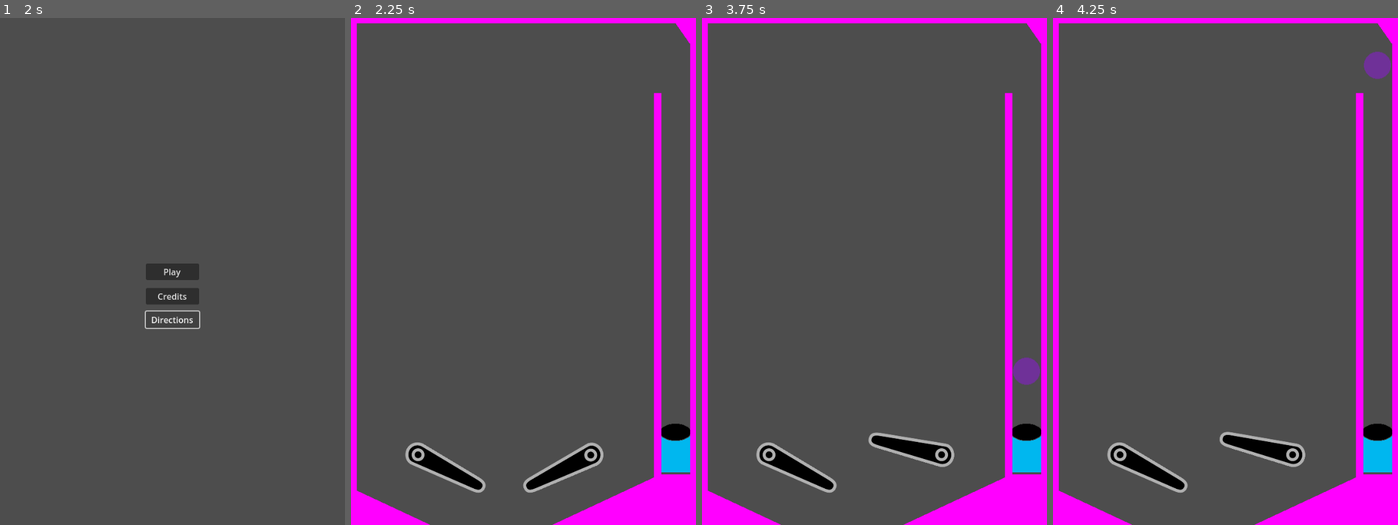
Above: before the commit, frames 1-4 (left to right).
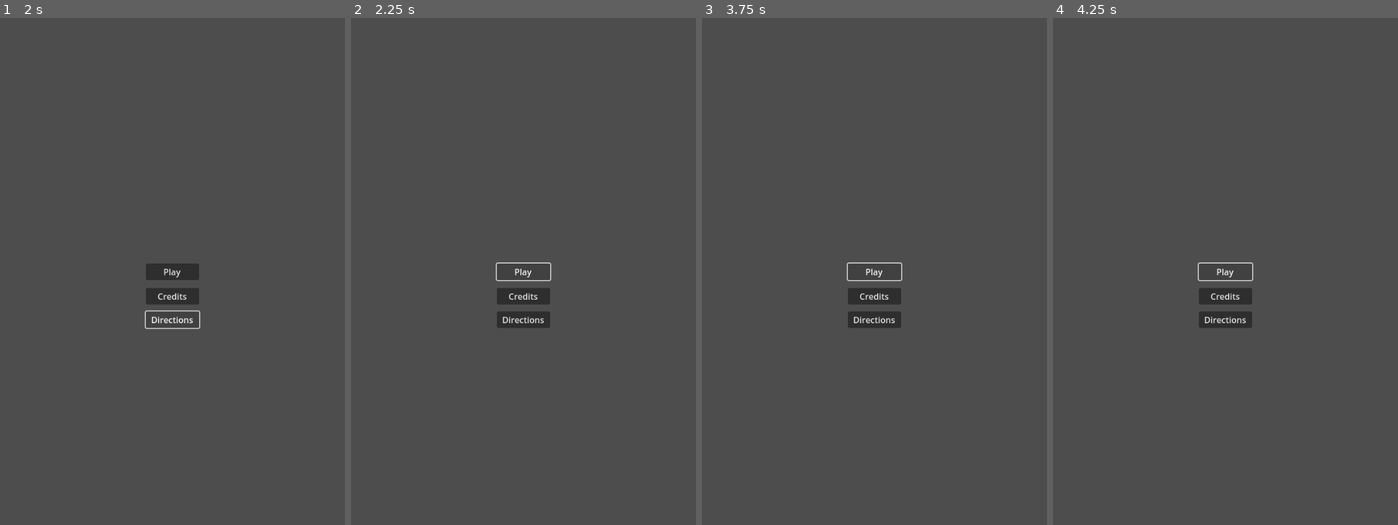
Above: after the commit, the same moments.

Repository: bsu-cs315/fp-team1-pinball
Game: Godot game, scene res://Title screen/title_screen.tscn
Same seed, same stepped clock (60 frames per second), same inputs: the game is played once before the commit and once after it.
Inputs (mouse positions are in pixels of both pictures, inside the frame that each line leads up to):
- Up to frame 1 (2 s): click "Credits" at 0.5 s; click "Directions" at 1.25 s
- Up to frame 2 (2.25 s): click "Play" at 2 s
- Up to frame 3 (3.75 s): click (874, 271) at 2.75 s, where only the run after the commit has a clickable "Play"; tap Enter at 3.5 s; hold E (right_flipper) from 3.53 s (still down); tap Space (launch) at 3.6 s
- Up to frame 4 (4.25 s): keep holding E (right_flipper)

Frame 1 is identical in both runs. In frame 2, 13% of the frame differs, in the area x 0-100%, y 0-100%; in frame 3, 14%; in frame 4, 14%.
Error after the commit: Parse Error: Expected node path as string or identifier after "$". (res://Title)

Commit message:
Add labels for Credits and Directions

Diff:
--- a/project/Title screen/title_screen.gd
+++ b/project/Title screen/title_screen.gd
@@ -5,8 +5,13 @@
 
 
 func _on_credits_button_pressed() -> void:
-	pass # Replace with function body.
+	$Credits/CreditsLabel.visible = not $Credits/CreditsLabel.visible
 
 
 func _on_directions_button_pressed() -> void:
-	pass # Replace with function body.
+	$Directions/DirectionsLabel.visible = not $Directions/DirectionsLabel.visible
+
+func _show_only_label(label_path: String) -> void:
+	$Credits/CreditsLabel.visible = false
+	$Directions/DirectionsLabel.visible = false
+	$(label_path).visible = true
--- a/project/Title screen/title_screen.tscn
+++ b/project/Title screen/title_screen.tscn
@@ -1,6 +1,8 @@
-[gd_scene load_steps=2 format=3 uid="uid://qt5fgtmfnj8x"]
+[gd_scene load_steps=3 format=3 uid="uid://qt5fgtmfnj8x"]
 
 [ext_resource type="Script" path="res://Title screen/title_screen.gd" id="1_sx2mq"]
+
+[sub_resource type="LabelSettings" id="LabelSettings_83tai"]
 
 [node name="TitleScreen" type="CanvasLayer"]
 script = ExtResource("1_sx2mq")
@@ -35,6 +37,15 @@
 grow_vertical = 0
 text = "Credits"
 
+[node name="CreditsLabel" type="Label" parent="Credits"]
+visible = false
+layout_mode = 0
+offset_left = -80.0
+offset_top = 194.0
+offset_right = -40.0
+offset_bottom = 217.0
+text = "Insert Credits here / Placeholder"
+
 [node name="Directions" type="Button" parent="."]
 anchors_preset = 7
 anchor_left = 0.5
@@ -49,6 +60,18 @@
 grow_vertical = 0
 text = "Directions"
 
+[node name="DirectionsLabel" type="Label" parent="Directions"]
+visible = false
+layout_mode = 0
+offset_left = -229.0
+offset_top = 80.0
+offset_right = 334.0
+offset_bottom = 164.0
+text = "Press Spacebar to launch the pinball,
+ then keep the ball in play by hitting it up with the Flippers using Q and E.
+ Rack up as many points as you can to collect the High Score!"
+label_settings = SubResource("LabelSettings_83tai")
+
 [connection signal="pressed" from="Play" to="." method="_on_play_button_pressed"]
 [connection signal="pressed" from="Credits" to="." method="_on_credits_button_pressed"]
 [connection signal="pressed" from="Directions" to="." method="_on_directions_button_pressed"]
